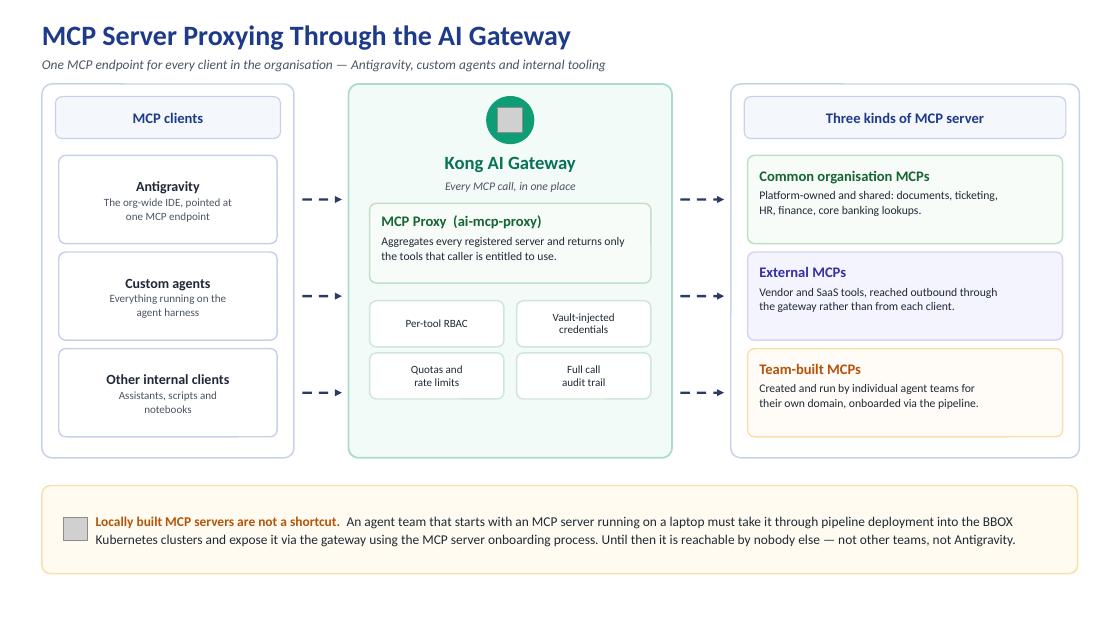
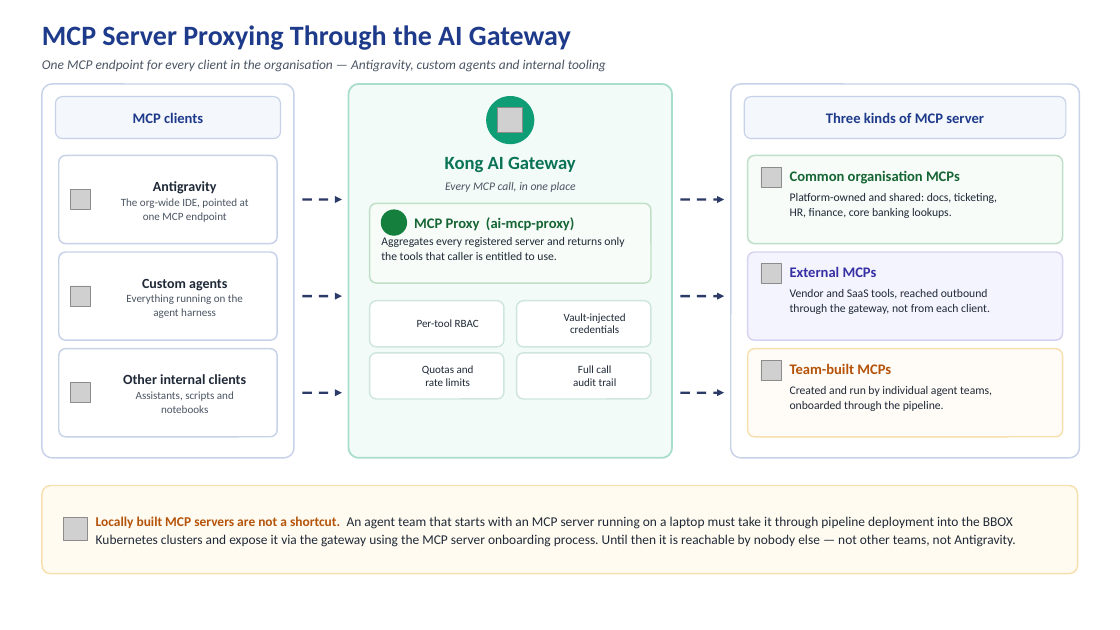
Before and after one commit to vrvlive/slidev-setup, a slide deck: slide 7 of agent-harness-diagram.pptx. Drawn at 1120x630 pixels with LibreOffice and Linux fonts; fonts in the diff are those of the drawing; grey boxes stand for pictures; background and template pictures are left out. Boxes give left, top, right and bottom in pixels: in the first picture for what was removed or moved away, otherwise in the second. Text is boxed around its words. In the diff, an @@ line names an element or a change of style, - is before the commit and + after.

Commit message:
Update agent harness diagram PPTX with new version

```diff
--- a/agent-harness-diagram.pptx
+++ b/agent-harness-diagram.pptx
@@ text "Antigravity": place and size @@
-text "Antigravity" at box(104, 181, 232, 222)
+text "Antigravity" at box(121, 181, 249, 222)
@@ picture added at box(761, 167, 781, 187) @@
@@ text "Common organisation MCPs": place and size @@
-text "Common organisation MCPs" at box(759, 170, 930, 184)
+text "Common organisation MCPs" at box(790, 171, 960, 184)
@@ picture added at box(71, 189, 91, 209) @@
@@ text at box(790, 193, 997, 203): text changed @@
-Platform-owned and shared: documents, ticketing,
+Platform-owned and shared: docs, ticketing,
@@ text "Platform-owned and shared: docs, ticketing,": place and size @@
-text "Platform-owned and shared: docs, ticketing," at box(759, 191, 998, 216)
+text "Platform-owned and shared: docs, ticketing," at box(790, 193, 997, 218)
@@ ellipse added at box(381, 210, 407, 235), fill #15803D, outline #15803D 1 pt @@
@@ text "MCP Proxy (ai-mcp-proxy)": place and size @@
-text "MCP Proxy (ai-mcp-proxy)" at box(381, 215, 541, 229)
+text "MCP Proxy (ai-mcp-proxy)" at box(414, 217, 574, 231)
@@ text "Custom agents": place and size @@
-text "Custom agents" at box(110, 279, 226, 318)
+text "Custom agents" at box(126, 279, 243, 318)
@@ picture added at box(761, 264, 781, 284) @@
@@ text "External MCPs": place and size @@
-text "External MCPs" at box(759, 266, 846, 277)
+text "External MCPs" at box(790, 266, 877, 277)
@@ picture added at box(71, 286, 91, 306) @@
@@ text at box(790, 289, 990, 314): text changed @@
-Vendor and SaaS tools, reached outbound through
-the gateway rather than from each client.
+Vendor and SaaS tools, reached outbound
+through the gateway, not from each client.
@@ text "Per-tool RBAC": place and size @@
-text "Per-tool RBAC" at box(406, 319, 468, 327)
+text "Per-tool RBAC" at box(417, 319, 479, 327)
@@ text "Vault-injected": place and size @@
-text "Vault-injected" at box(553, 313, 615, 333)
+text "Vault-injected" at box(564, 313, 626, 333)
@@ text "Other internal clients": place and size @@
-text "Other internal clients" at box(106, 374, 230, 413)
+text "Other internal clients" at box(123, 374, 247, 413)
@@ text "Quotas and": place and size @@
-text "Quotas and" at box(411, 365, 463, 386)
+text "Quotas and" at box(422, 365, 474, 386)
@@ text "Full call": place and size @@
-text "Full call" at box(562, 365, 606, 386)
+text "Full call" at box(573, 365, 617, 386)
@@ text "Team-built MCPs": place and size @@
-text "Team-built MCPs" at box(759, 363, 861, 374)
+text "Team-built MCPs" at box(790, 363, 891, 374)
@@ picture added at box(71, 382, 91, 402) @@
@@ picture added at box(761, 360, 781, 381) @@
@@ text at box(790, 386, 992, 411): text changed @@
-Created and run by individual agent teams for
-their own domain, onboarded via the pipeline.
+Created and run by individual agent teams,
+onboarded through the pipeline.
```
Also in this commit, not shown: 4 other slides changed.
